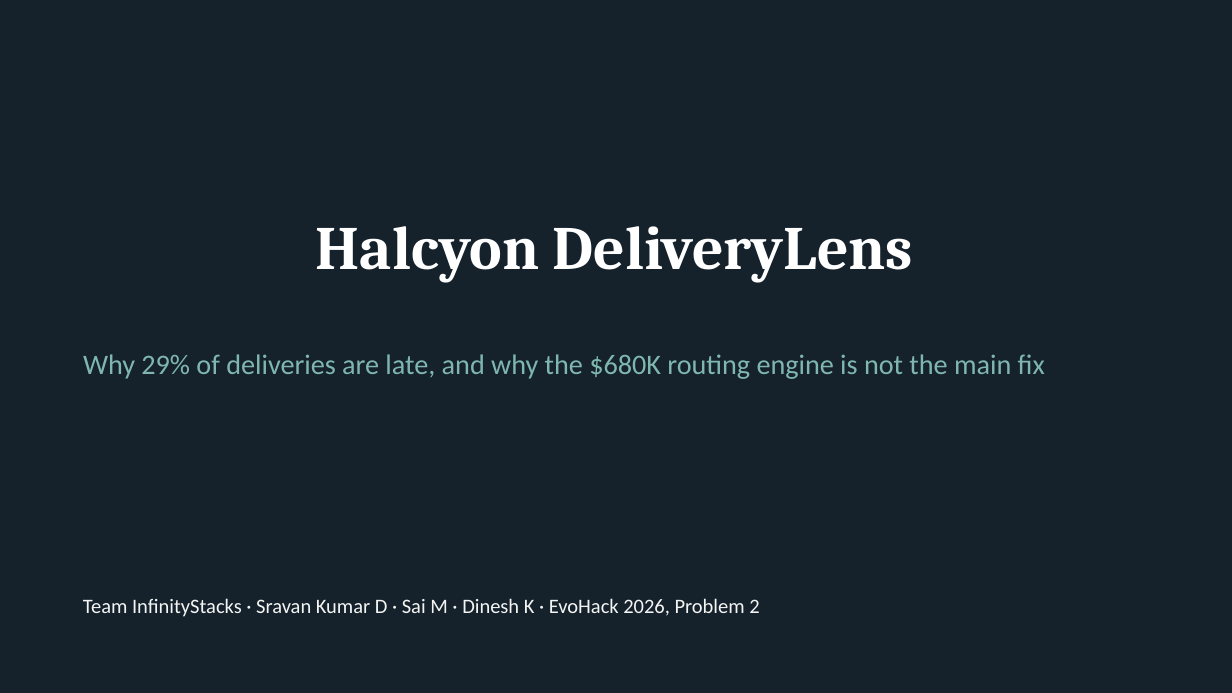
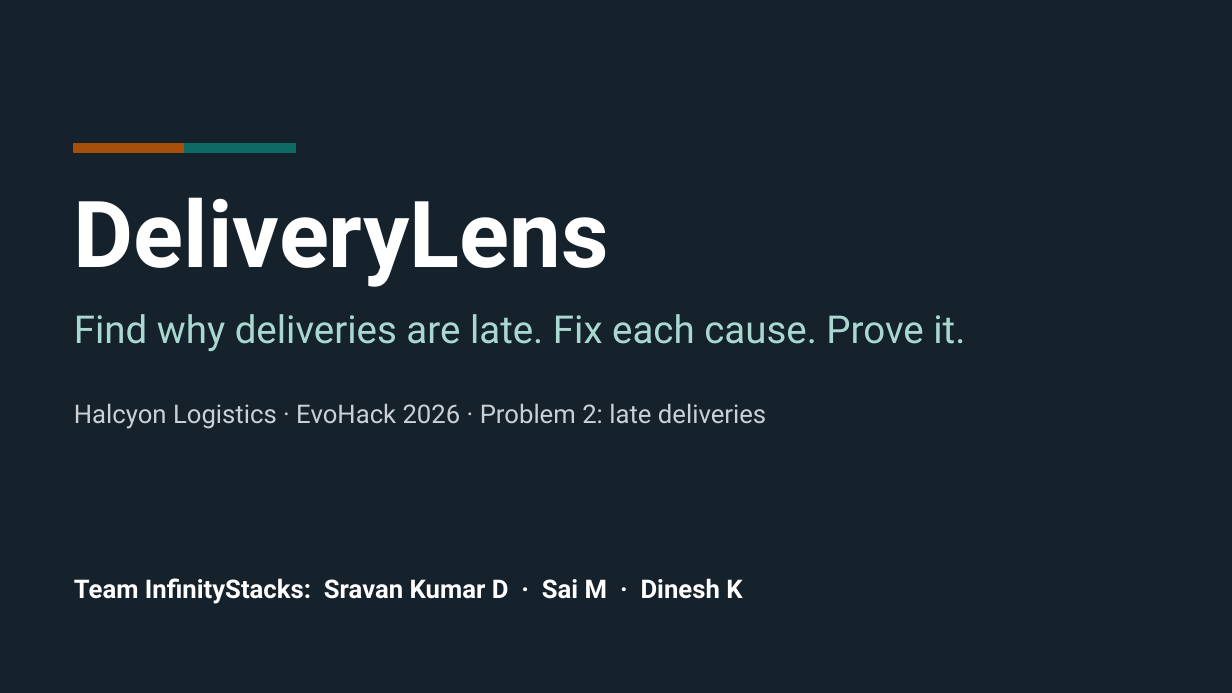
Before and after one commit to saimuthiki/halcyon-deliverylens, a slide deck: slide 1 of deck/DeliveryLens-pitch.pptx. Drawn at 1232x693 pixels with LibreOffice and Linux fonts; fonts in the diff are those of the drawing. Boxes give left, top, right and bottom in pixels: in the first picture for what was removed or moved away, otherwise in the second. Text is boxed around its words. In the diff, an @@ line names an element or a change of style, - is before the commit and + after.

```diff
--- a/deck/DeliveryLens-pitch.pptx
+++ b/deck/DeliveryLens-pitch.pptx
@@ rectangle added at bbox=[74, 143, 185, 152], fill #A84F0B, outline #A84F0B 1 pt @@
@@ rectangle added at bbox=[185, 143, 296, 152], fill #0E6B63, outline #0E6B63 1 pt @@
@@ text at bbox=[74, 197, 609, 287]: text changed; size 48 to 72 pt; font Cambria to Roboto @@
-Halcyon DeliveryLens
+DeliveryLens
@@ text added at bbox=[74, 314, 965, 351], 30 pt, text #A9D8D1 @@
+Find why deliveries are late. Fix each cause. Prove it.
@@ text removed at bbox=[83, 354, 1045, 379] @@
-Why 29% of deliveries are late, and why the $680K routing engine is not the main fix
@@ text added at bbox=[74, 403, 766, 429], 20 pt, text #C9D1D6 @@
+Halcyon Logistics · EvoHack 2026 · Problem 2: late deliveries
@@ text at bbox=[74, 578, 742, 604]: text changed; size 16 to 20 pt; font Calibri to Roboto; text colour #F3F5F4 to #FFFFFF; bold on @@
-Team InfinityStacks · Sravan Kumar D · Sai M · Dinesh K · EvoHack 2026, Problem 2
+Team InfinityStacks: Sravan Kumar D · Sai M · Dinesh K
@@ text "Team InfinityStacks: Sravan Kumar D ..." at bbox=[74, 578, 742, 604]: vertical alignment middle to top @@
```
Also in this commit, not shown: 2 other slides changed, 12 slides added, 17 slides removed, 28 other files.
